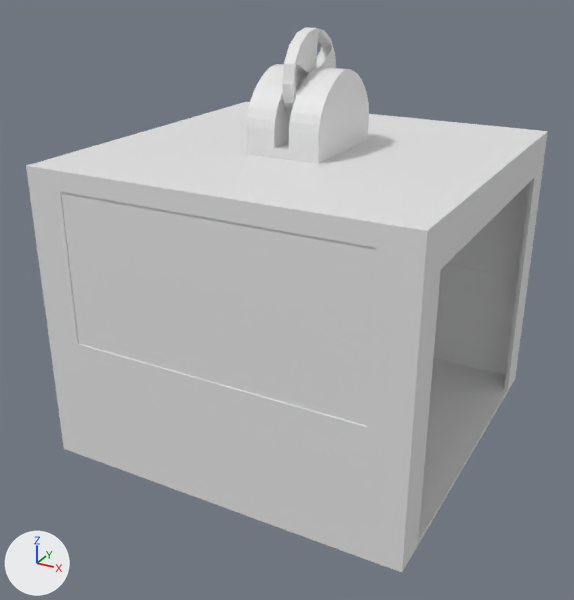
The FBX model Assets/Models/Elevator.fbx, before and after one commit.
Rendered twice from a 50 mm lens placed at (9.42, -18.34, 8.68), pointed at (-0.16, -0.93, -0.03). Lighting does not change. The marker at lower left points along +X, +Y and +Z. The picture after the commit comes second. Where no turn or scale is listed for an object, it has been applied to the vertices.
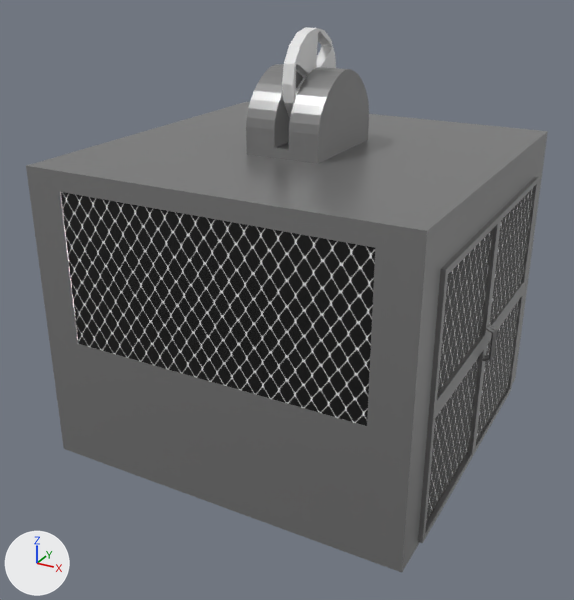
What differs and where, as boxes (x1, y1, x2, y2) in the pictures (574 x 600 px):
'Cube', recoloured (white to grey): (26, 102, 548, 573) in both
'Plane', recoloured, surface changed (white to black): (61, 192, 375, 426) in both
'Door2', added: after (418, 215, 500, 543)
    faces in mat_ironcage (picture img_iron_cage_png): (426, 229, 493, 522)
    faces in mat_metal (grey #999999): (418, 215, 500, 543)
'Cube.001', deleted: before (246, 64, 369, 164)
'Door', added: after (473, 177, 539, 455)
    faces in mat_ironcage (picture img_iron_cage_png): (476, 187, 534, 441)
    faces in mat_metal (grey #999999): (473, 177, 539, 455)
part 1 of me_plane_001, surface changed (grey to black): before (61, 192, 502, 426); after (61, 192, 375, 426)
part 2 of me_circle_001, added: after (246, 64, 369, 164)

What the commit changed:
Picture 'Iron cage.png' (img_iron_cage_png) is new.
Material 'Metal' (mat_metal) is new.
Its base color is (0.32, 0.32, 0.32) (grey #999999).
Its metallic is 0.668.
Its roughness is 0.314.
Material 'IronCage' (mat_ironcage) is new.
Its texture is img_iron_cage_png.
me_plane_001 has 16 vertices, 4 faces and spans x -4.0..4.0, y -9.9..0.05, z -0.5..3.5.
me_plane_001 is used by ob_plane; location (0.0, 4.93, 0.0).
me_plane_001 part 1: texture (UV) coordinates of 4 of 4 faces, centred in x 0.0, y -9.9..0.05, z 1.5, changed; they spanned u 0.0..0.5, v 0.0..1.0 and now span u 0.33..0.67, v 0.01..0.99.
me_plane_001 gains material mat_ironcage (picture img_iron_cage_png).
me_circle_001 is used by ob_circle_001; location (-0.25, 0.0, 7.25).
me_circle_001 had 32 vertices, 16 faces and spanned x -0.289..0.789, y -0.056..0.056, z -1.556..-1.444.
me_circle_001 now has 116 vertices, 60 faces and spans x -0.75..1.25, y -1.5..1.5, z -3.25..-1.234.
me_circle_001 part 2: a new loose piece of 84 vertices spanning x -0.75..1.25, y -1.5..1.5, z -3.25..-1.234, in mat_metal (grey #999999).
me_circle_001 gains material mat_metal (grey #999999).
me_cube has 50 vertices, 37 faces and spans x -5.0..5.0, y -5.0..5.0, z -4.0..4.0.
me_cube no longer uses material mat_material (white #e7e7e7).
me_cube gains material mat_metal (grey #999999).
Mesh me_cube_001 is new.
It has 72 vertices, 58 faces and spans x -0.33..0.34, y -4.0..0.0, z -3.44..3.36.
Faces by material slot: [2, 56].
It uses material mat_ironcage (picture img_iron_cage_png).
It uses material mat_metal (grey #999999).
Mesh me_cube_003 is new.
It has 72 vertices, 58 faces and spans x -0.34..0.33, y 0.0..4.0, z -3.44..3.36.
Faces by material slot: [56, 2].
It uses material mat_metal (grey #999999).
It uses material mat_ironcage (picture img_iron_cage_png).
Object 'Cube.001' (ob_cube_001) is deleted.
Object 'Door' (ob_door) is new; it shows me_cube_001.
Its location is (5.0, 4.0, -0.45).
Object 'Door2' (ob_door2) is new; it shows me_cube_003.
Its location is (5.0, -4.0, -0.45).
